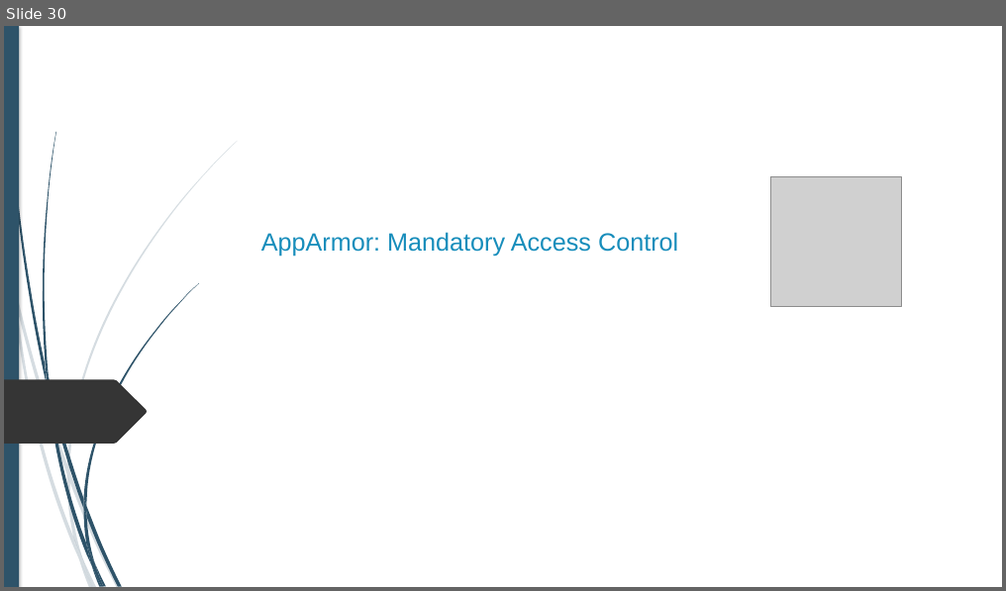
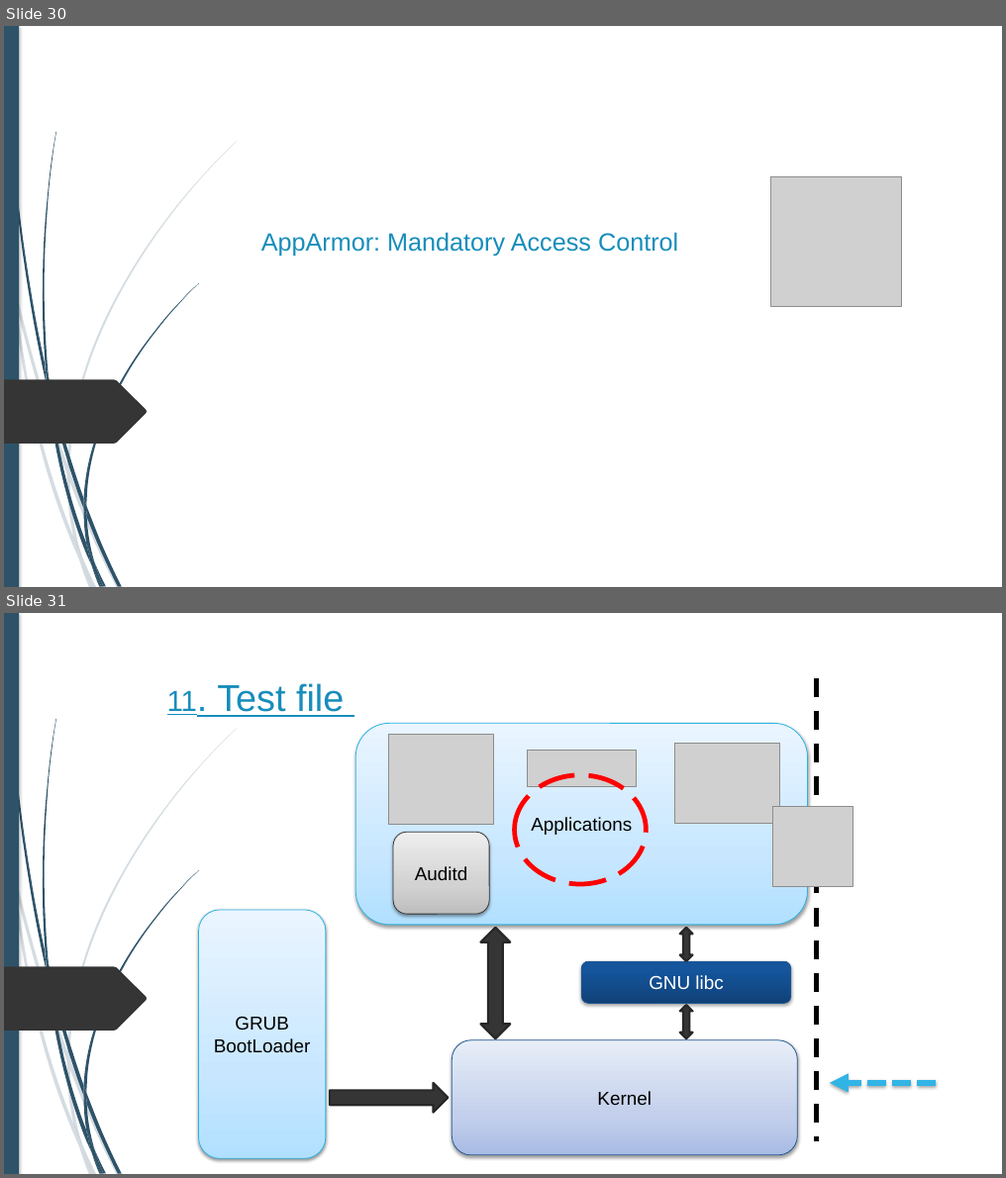
Before and after one commit to alexandreAubois/Secu_linux, a slide deck: Projet-Linux.pptx. Shown one above the other, each under a label of ours: slide 30 before the commit, slides 30 and 31 after it. The pictures are 1006x591 and 1006x1178 pixels, drawn with LibreOffice and Linux fonts; fonts in the diff are those of the drawing; grey boxes stand for pictures; background and template pictures are left out. Boxes give left, top, right and bottom in pixels: in the first picture for what was removed or moved away, otherwise in the second. Text is boxed around its words. In the diff, an @@ line names an element or a change of style, - is before the commit and + after.

Commit message:
Push

```diff
--- a/Projet-Linux.pptx
+++ b/Projet-Linux.pptx
@@ slide 31 added at (4, 613, 1002, 1174), background #FFFFFF; not listed: 24 template elements that a slide beside it also shows @@
@@ text added at (167, 683, 344, 717), 36 pt, text #178DBB, underline @@
+11. Test file
@@ line added from (817, 678) to (817, 1143), #000000 4.5 pt dashed @@
@@ group added at (199, 723, 807, 1159): 4 rounded rectangles, 3 pictures, 3 up down arrows, 1 right arrow @@
+GRUB
+BootLoader
+Kernel
+GNU libc
+Applications
@@ ellipse added at (515, 775, 647, 884), outline #FF0000 4.5 pt dashed @@
@@ picture added at (773, 807, 853, 887) @@
@@ rounded rectangle added at (393, 833, 489, 915), fill gradient #BFBFBF to #D2D2D2 to #EEEEEE, outline #343434 0.75 pt, 18 pt, text #000000 @@
+Auditd
@@ arrow added from (936, 1083) to (830, 1083), #31B4E6 6 pt dashed @@
```
Also in this commit, not shown: 2 other slides added.
